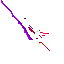
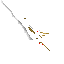
Layers edited between the first and the second (64, 64) image:
painted on "Copie de exe_lilac_mpbl_charging_1_e.png" over [1, 0, 50, 51]
